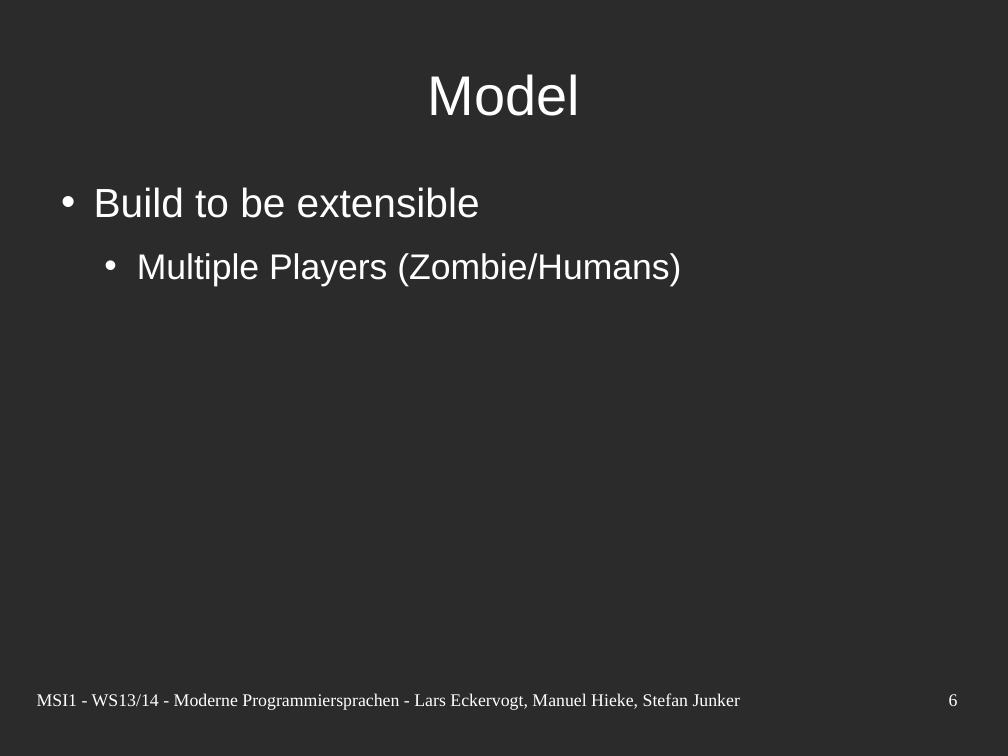
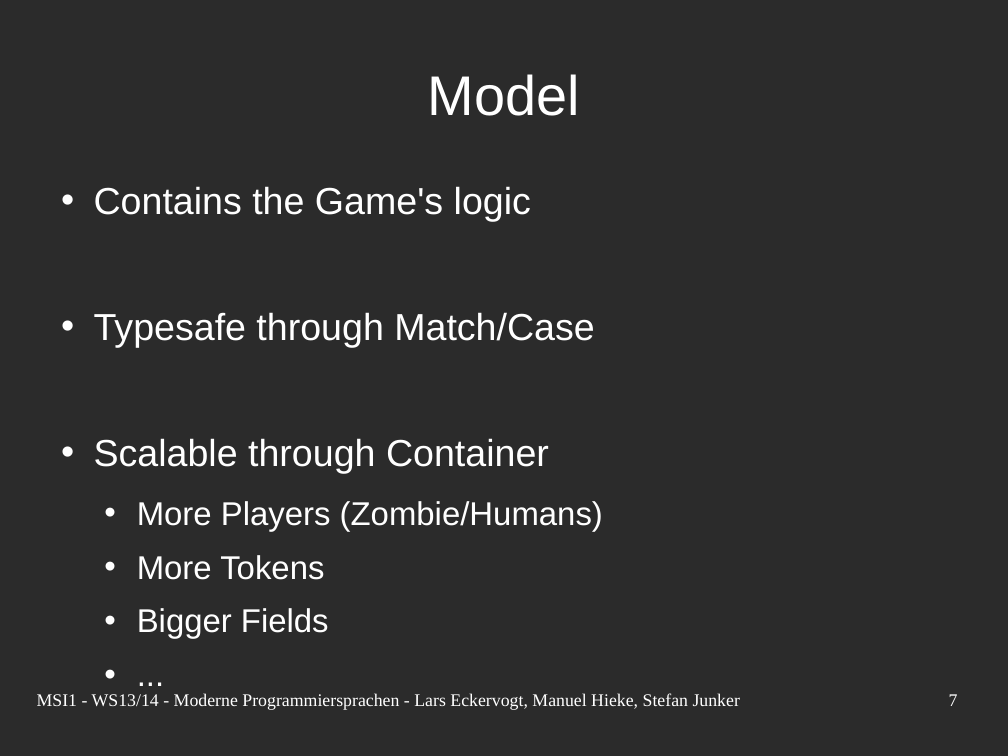
Before and after one commit to nerduel/TacZombie, a slide deck: slide 7 of doc/presentation/Presentation.odp (slide 6 before the commit). Drawn at 1008x756 pixels with LibreOffice and Linux fonts; fonts in the diff are those of the drawing; background and template pictures are left out; a plain dark background stands for a picture behind light text. Boxes give left, top, right and bottom in pixels: in the first picture for what was removed or moved away, otherwise in the second. Text is boxed around its words. In the diff, an @@ line names an element or a change of style, - is before the commit and + after.

Commit message:
presentation update

```diff
--- a/doc/presentation/Presentation.odp
+++ b/doc/presentation/Presentation.odp
@@ text at box(94, 186, 603, 633): text changed; size 28 to 29.6 pt @@
-• Build to be extensible
-  • Multiple Players (Zombie/Humans)
+• Contains the Game's logic
+• Typesafe through Match/Case
+• Scalable through Container
+  • More Players (Zombie/Humans)
+  • More Tokens
+  • Bigger Fields
+  • ...
@@ page number at box(949, 694, 958, 706): text changed @@
-6
+7
```
Also in this commit, not shown: 5 other slides changed, 1 other file.
